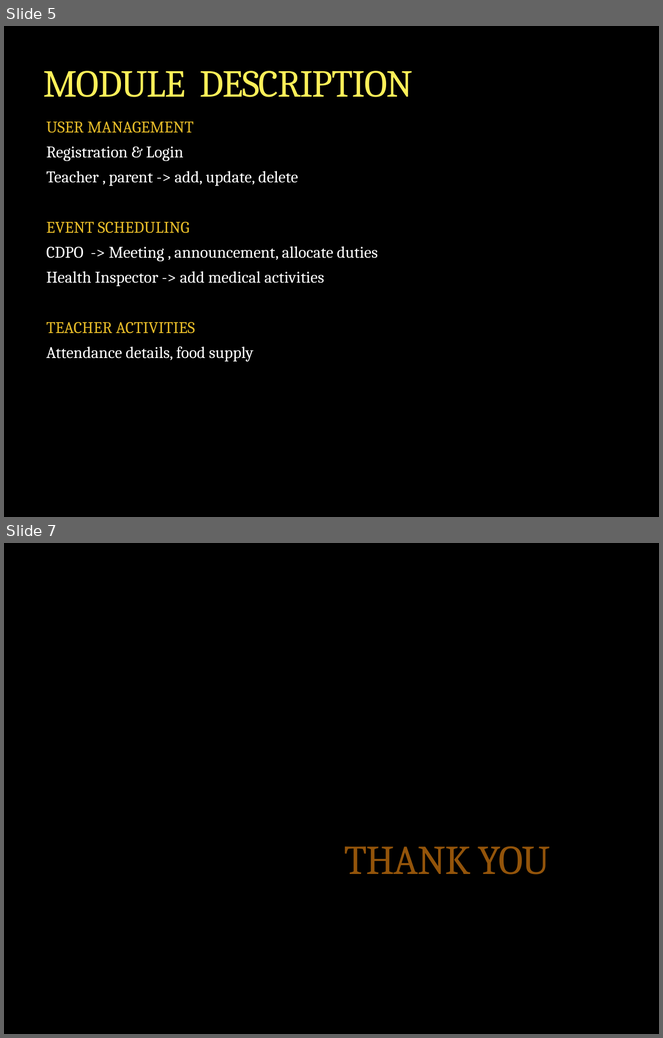
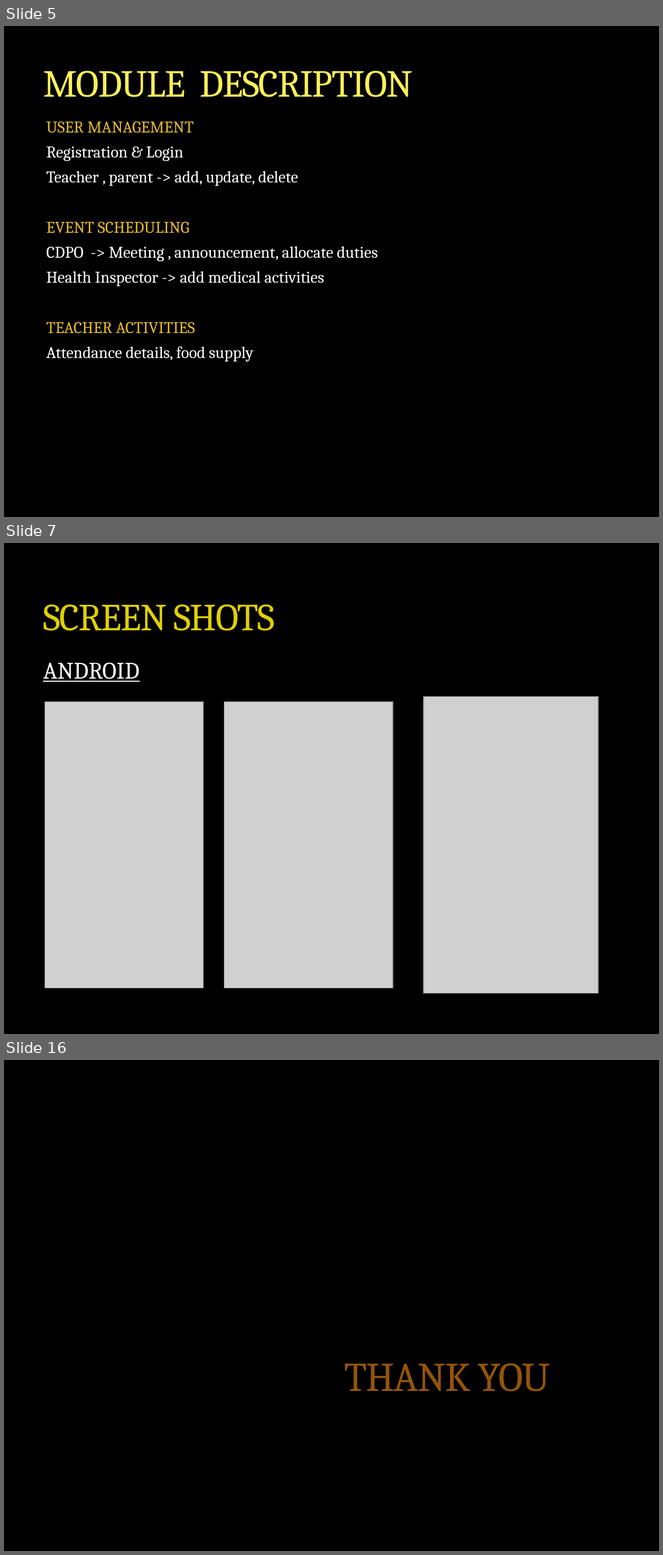
Before and after one commit to ShilpaKP/MainProject, a slide deck: ANGANWADI AUTOMATIONfirst.pptx. Shown one above the other, each under a label of ours: slides 5 and 7 before the commit, slides 5, 7 and 16 after it; the slides between them are not shown. The pictures are 663x1038 and 663x1555 pixels, drawn with LibreOffice and Linux fonts; fonts in the diff are those of the drawing; grey boxes stand for pictures; background and template pictures are left out. Boxes give left, top, right and bottom in pixels: in the first picture for what was removed or moved away, otherwise in the second. Text is boxed around its words. In the diff, an @@ line names an element or a change of style, - is before the commit and + after.

```diff
--- a/ANGANWADI AUTOMATIONfirst.pptx
+++ b/ANGANWADI AUTOMATIONfirst.pptx
@@ slide 7 added at (4, 543, 659, 1034), background picture (left out) @@
@@ title added at (43, 604, 275, 631), 42 pt, text #DFCF04 @@
+SCREEN SHOTS
@@ text added at (43, 663, 139, 682), 26 pt, text #FFFFFF, underline @@
+ANDROID
@@ picture added at (424, 696, 599, 993) @@
@@ picture added at (45, 702, 203, 989) @@
@@ picture added at (224, 702, 393, 989) @@
@@ what was slide 7 is now slide 16 @@
```
Also in this commit, not shown: 4 slides changed, 8 other slides added.
